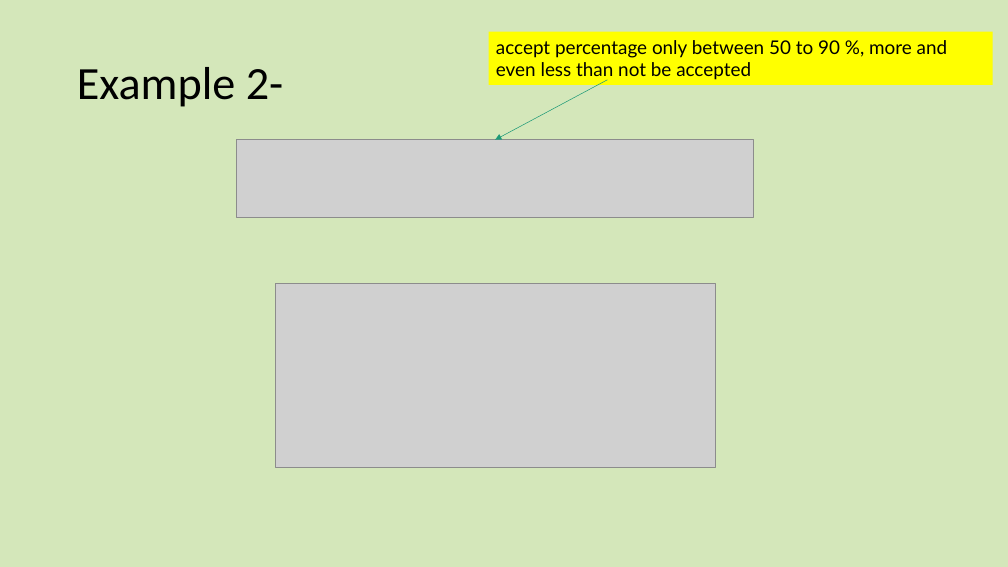
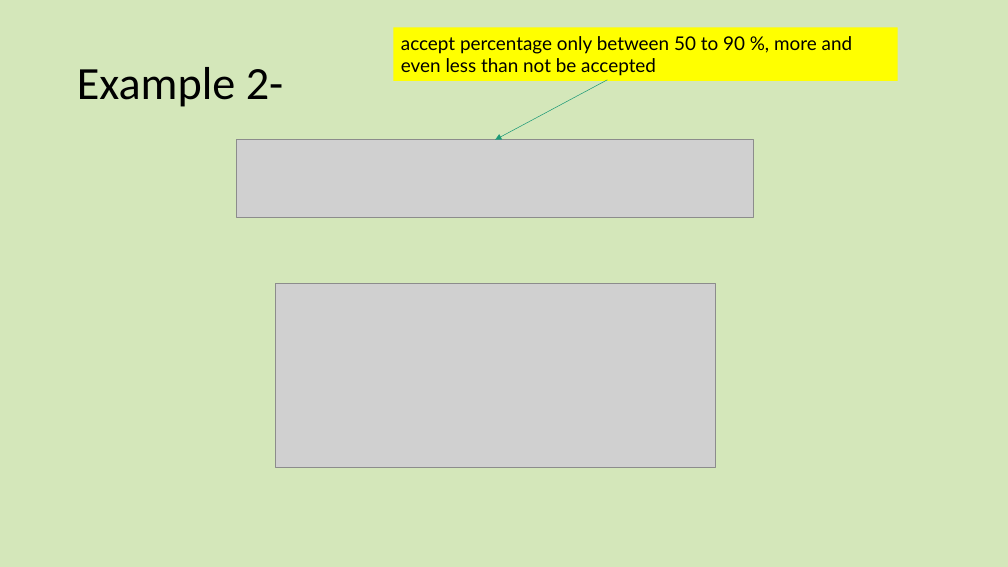
Before and after one commit to dlash02/CSC3510, a slide deck: slide 23 of CSC3510 S2021/Lectures/03_TestCase_design.pptx. Drawn at 1008x567 pixels with LibreOffice and Linux fonts; fonts in the diff are those of the drawing; grey boxes stand for pictures. Boxes give left, top, right and bottom in pixels: in the first picture for what was removed or moved away, otherwise in the second. Text is boxed around its words. In the diff, an @@ line names an element or a change of style, - is before the commit and + after.

```diff
--- a/CSC3510 S2021/Lectures/03_TestCase_design.pptx
+++ b/CSC3510 S2021/Lectures/03_TestCase_design.pptx
@@ rectangle "accept percentage only between 50 ...": place and size @@
-rectangle "accept percentage only between 50 ..." at bbox=[488, 32, 993, 85]
+rectangle "accept percentage only between 50 ..." at bbox=[394, 27, 898, 81]
```
Also in this commit, not shown: 3 other slides changed, 22 other files.
